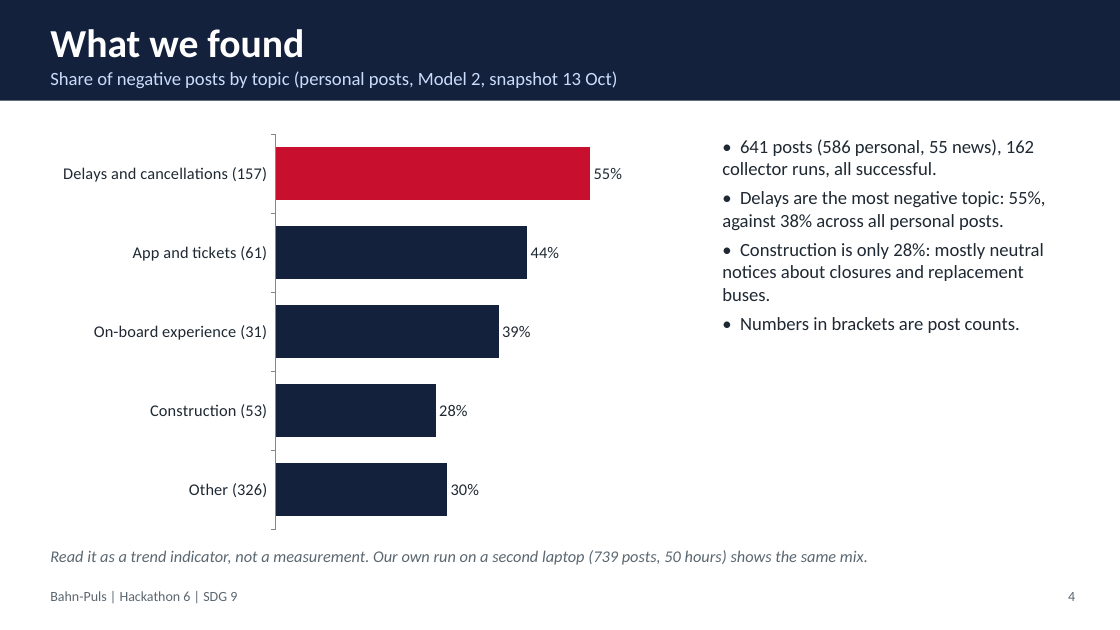
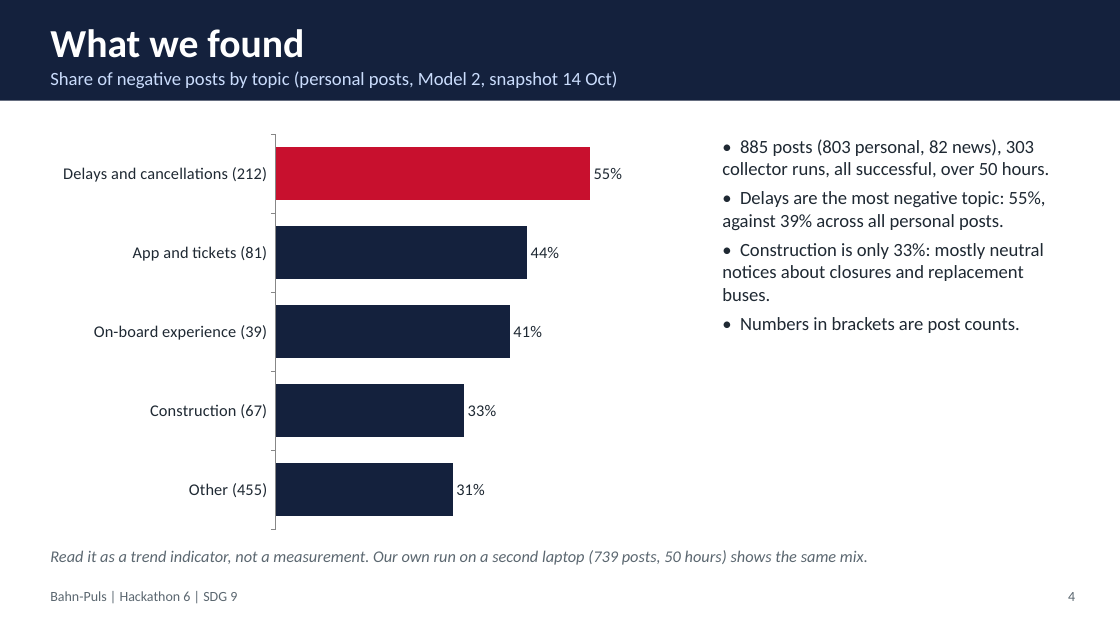
Before and after one commit to landinh0804/ai4g-portfolio-Dylan, a slide deck: slide 4 of Term 1/Week 6/hackathon/Hackathon6_slides.pptx. Drawn at 1120x630 pixels with LibreOffice and Linux fonts; fonts in the diff are those of the drawing. Boxes give left, top, right and bottom in pixels: in the first picture for what was removed or moved away, otherwise in the second. Text is boxed around its words. In the diff, an @@ line names an element or a change of style, - is before the commit and + after.

Commit message:
Update README and slides to the final 14 Oct data snapshot

```diff
--- a/Term 1/Week 6/hackathon/Hackathon6_slides.pptx
+++ b/Term 1/Week 6/hackathon/Hackathon6_slides.pptx
@@ text at [50, 71, 617, 88]: text changed @@
-Share of negative posts by topic (personal posts, Model 2, snapshot 13 Oct)
+Share of negative posts by topic (personal posts, Model 2, snapshot 14 Oct)
@@ bar chart at [50, 126, 689, 538] @@
-categories: Delays and cancellations (157), App and tickets (61), On-board experience (31), Construction (53), Other (326)
+categories: Delays and cancellations (212), App and tickets (81), On-board experience (39), Construction (67), Other (455)
-Series 1: 55, 44, 39, 28, 30
+Series 1: 55, 44, 41, 33, 31
@@ text at [722, 139, 1050, 301]: text changed @@
-• 641 posts (586 personal, 55 news), 162 collector runs, all successful.
-• Delays are the most negative topic: 55%, against 38% across all personal posts.
-• Construction is only 28%: mostly neutral notices about closures and replacement buses.
+• 885 posts (803 personal, 82 news), 303 collector runs, all successful, over 50 hours.
+• Delays are the most negative topic: 55%, against 39% across all personal posts.
+• Construction is only 33%: mostly neutral notices about closures and replacement buses.
```
Also in this commit, not shown: 1 other file.
